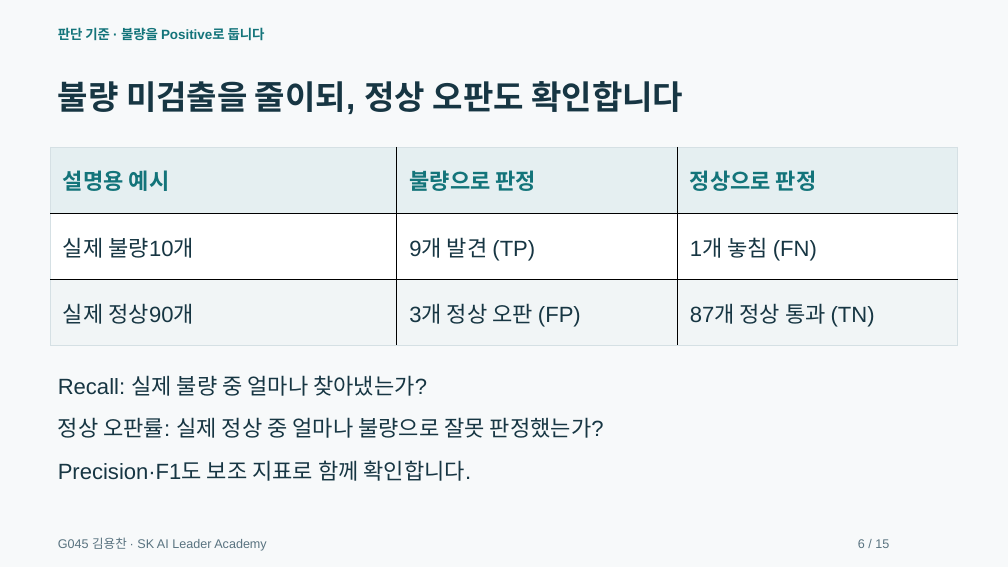
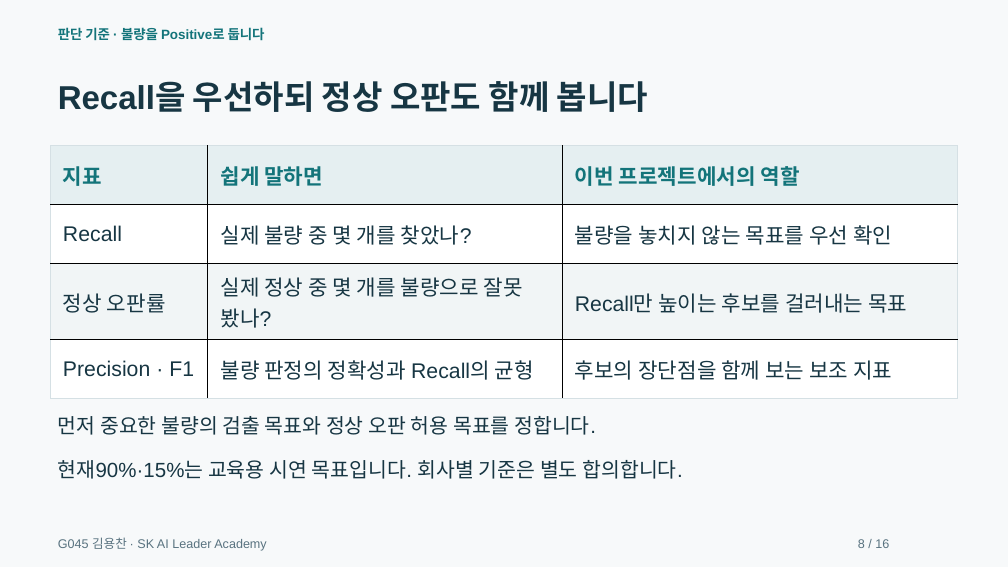
Before and after one commit to dragonchan95/Semiconductor-AI-Agent, a slide deck: slide 8 of docs/G045_Semiconductor_Agent.pptx (slide 6 before the commit). Drawn at 1008x567 pixels with LibreOffice and Linux fonts; fonts in the diff are those of the drawing. Boxes give left, top, right and bottom in pixels: in the first picture for what was removed or moved away, otherwise in the second. Text is boxed around its words. In the diff, an @@ line names an element or a change of style, - is before the commit and + after.

```diff
--- a/docs/G045_Semiconductor_Agent.pptx
+++ b/docs/G045_Semiconductor_Agent.pptx
@@ text at bbox=[58, 81, 648, 112]: text changed @@
-불량 미검출을 줄이되, 정상 오판도 확인합니다
+Recall을 우선하되 정상 오판도 함께 봅니다
@@ table removed at bbox=[51, 147, 958, 346], 3 rows, 3 columns @@
-설명용 예시 | 불량으로 판정 | 정상으로 판정
-실제 불량10개 | 9개 발견 (TP) | 1개 놓침 (FN)
-실제 정상90개 | 3개 정상 오판 (FP) | 87개 정상 통과 (TN)
@@ table added at bbox=[51, 146, 958, 384], 4 rows, 3 columns @@
+지표 | 쉽게 말하면 | 이번 프로젝트에서의 역할
+Recall | 실제 불량 중 몇 개를 찾았나? | 불량을 놓치지 않는 목표를 우선 확인
+정상 오판률 | 실제 정상 중 몇 개를 불량으로 잘못 봤나? | Recall만 높이는 후보를 걸러내는 목표
+Precision · F1 | 불량 판정의 정확성과 Recall의 균형 | 후보의 장단점을 함께 보는 보조 지표
@@ text removed at bbox=[58, 375, 427, 396] @@
-Recall: 실제 불량 중 얼마나 찾아냈는가?
@@ text at bbox=[58, 416, 596, 435]: text changed; size 21 to 19.5 pt @@
-정상 오판률: 실제 정상 중 얼마나 불량으로 잘못 판정했는가?
+먼저 중요한 불량의 검출 목표와 정상 오판 허용 목표를 정합니다.
@@ text at bbox=[58, 460, 682, 479]: text changed; size 21 to 19.5 pt @@
-Precision·F1도 보조 지표로 함께 확인합니다.
+현재90%·15%는 교육용 시연 목표입니다. 회사별 기준은 별도 합의합니다.
```
Also in this commit, not shown: 13 other slides changed, 2 slides added, 1 slide removed, 29 other files.
